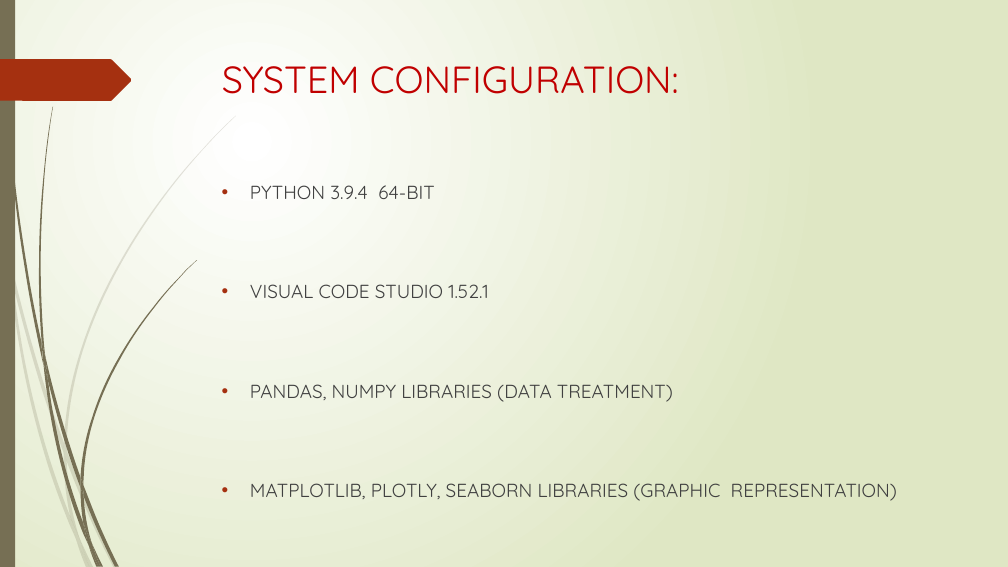
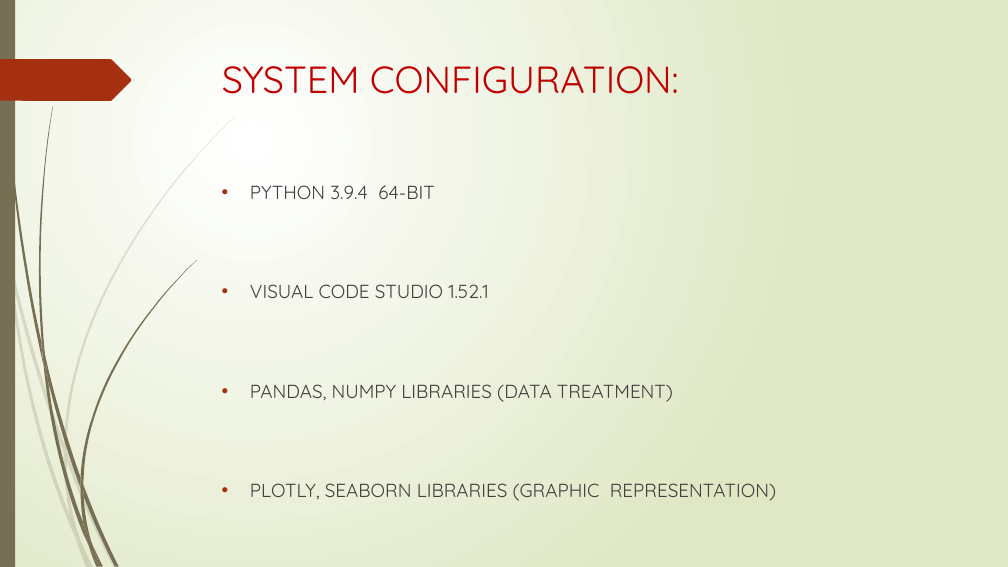
Before and after one commit to DanielDelValle/Project_EDA_Unemp-Suic, a slide deck: slide 18 of documentation/DVG_Presentation.pptx (slide 19 before the commit). Drawn at 1008x567 pixels with LibreOffice and Linux fonts; fonts in the diff are those of the drawing. Boxes give left, top, right and bottom in pixels: in the first picture for what was removed or moved away, otherwise in the second. Text is boxed around its words. In the diff, an @@ line names an element or a change of style, - is before the commit and + after.

```diff
--- a/documentation/DVG_Presentation.pptx
+++ b/documentation/DVG_Presentation.pptx
@@ text at [250,483,776,501]: text changed @@
-• MATPLOTLIB, PLOTLY, SEABORN LIBRARIES (GRAPHIC REPRESENTATION)
+• PLOTLY, SEABORN LIBRARIES (GRAPHIC REPRESENTATION)
```
Also in this commit, not shown: 2 other slides changed, 1 slide removed, 33 other files.
